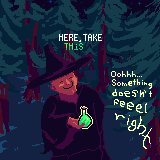
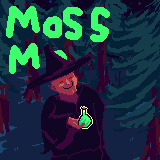
Layers edited between the first and the second 160 x 160 image:
hid "text1" over (59, 34, 102, 50)
hid "text2" over (111, 71, 152, 149)
added layer "sunrise #2" above "main #1" over (9, 43, 67, 74)
painted on "Background" over (6, 6, 110, 42)
